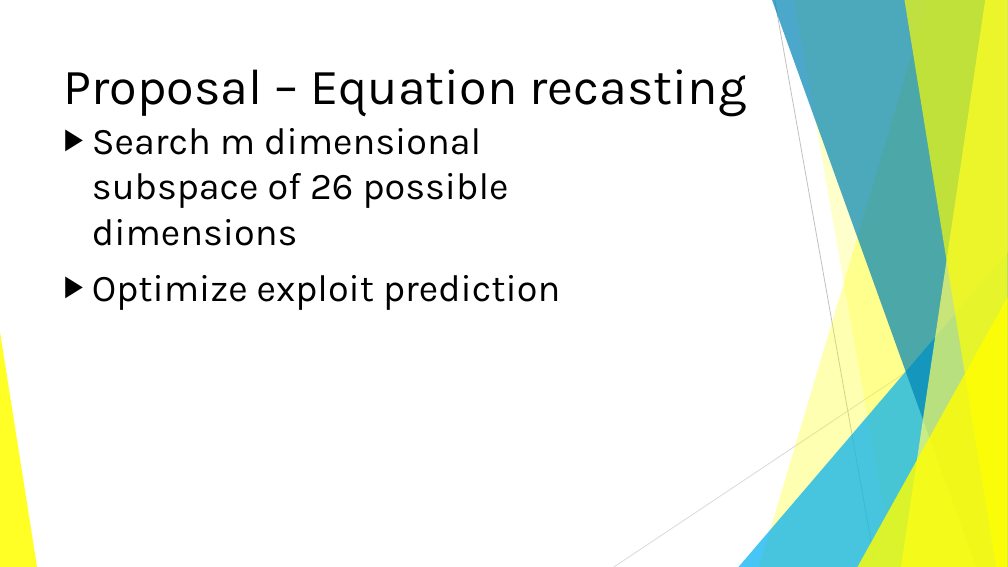
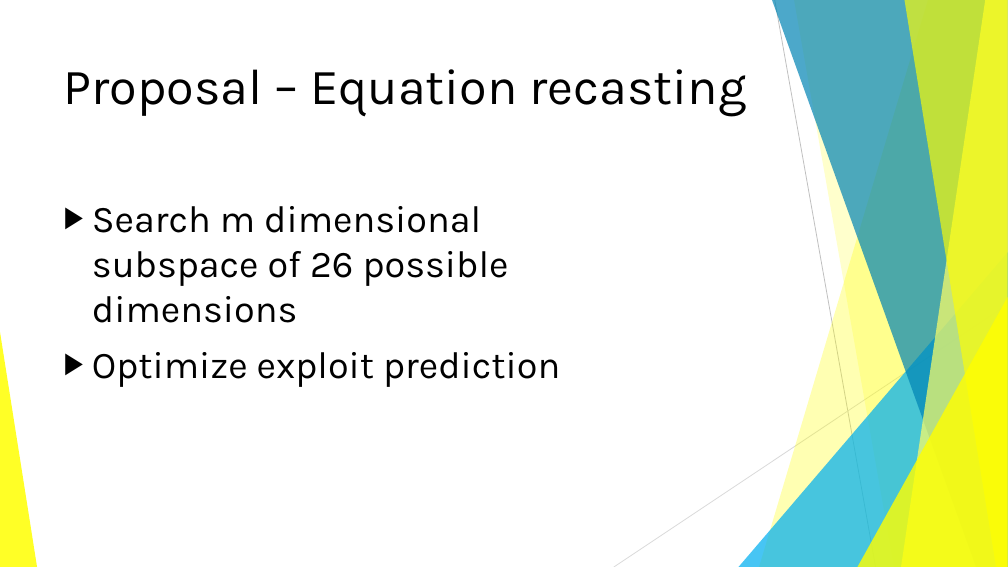
Before and after one commit to BenChurch/Winter2017, a slide deck: slide 24 of CISC848/ProposalPresentation/CvssOptimizationProposal.pptx (slide 23 before the commit). Drawn at 1008x567 pixels with LibreOffice and Linux fonts; fonts in the diff are those of the drawing. Boxes give left, top, right and bottom in pixels: in the first picture for what was removed or moved away, otherwise in the second. Text is boxed around its words. In the diff, an @@ line names an element or a change of style, - is before the commit and + after.

```diff
--- a/CISC848/ProposalPresentation/CvssOptimizationProposal.pptx
+++ b/CISC848/ProposalPresentation/CvssOptimizationProposal.pptx
@@ text "Search m dimensional subspace of ..." at (x1=92, y1=206, x2=560, y2=387): vertical alignment top to middle @@
```
Also in this commit, not shown: 7 other slides changed, 10 slides added, 1 other file.
